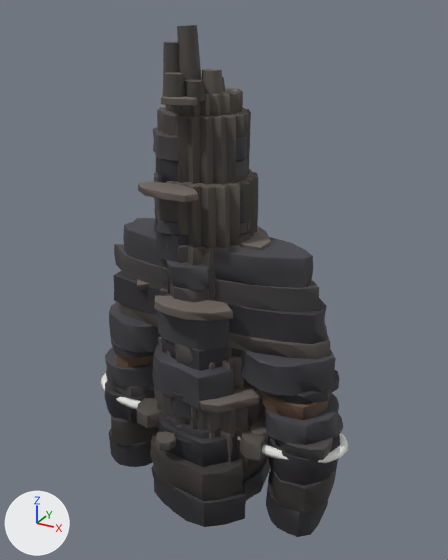
An edit to the glTF model public/models/landmarks/sea-stacks.glb, drawn before and after from the same camera.
Rendered twice from a 50 mm camera at (43.3, -75.6, 61.9) aimed at (1.2, 1.1, 23.5). Lighting does not change. The marker at lower left points along +X, +Y and +Z. The first picture is the older version. Where no turn or scale is listed for an object, it has been applied to the vertices. Vertices at exactly the same position are counted once.

The first picture shows 'roque-plug', 'sea-arch', 'stack-a', 'stack-b', 'stack-c'.
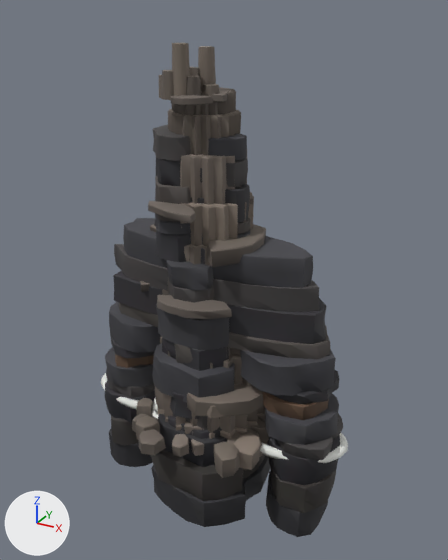
Changed parts and their boxes [x1, y1, x2, y2] in the pictures (448 x 560 px; the box of a moved part takes in the faces that stretch with it):
'roque-plug', reshaped, moved, rescaled
    before: [137, 25, 271, 470]
    after: [132, 43, 269, 478]
'roque-needle', moved (not visible before)
    after: [184, 421, 204, 434]
part 1 of me_roque_plug, added
    after: [184, 244, 211, 266]
part 2 of me_roque_plug, moved or reshaped
    before: [154, 169, 258, 248]
    after: [180, 192, 254, 246]
part 3 of me_roque_plug, added
    after: [168, 109, 241, 155]
part 4 of me_roque_plug, moved or reshaped (not visible before)
    after: [190, 67, 198, 76]
part 5 of me_roque_plug, moved or reshaped
    before: [162, 72, 185, 97]
    after: [186, 75, 201, 95]
part 6 of me_roque_plug, moved or reshaped
    before: [163, 42, 179, 77]
    after: [172, 43, 190, 96]
part 7 of me_roque_plug, moved or reshaped
    before: [202, 69, 223, 99]
    after: [161, 70, 174, 100]
part 8 of me_roque_plug, moved or reshaped (not visible before)
    after: [159, 75, 162, 98]
part 9 of me_roque_plug, added
    after: [198, 46, 216, 91]
part 10 of me_roque_plug, moved or reshaped
    before: [177, 25, 201, 80]
    after: [202, 84, 220, 96]
part 11 of me_roque_plug, rebuilt
    before: [157, 107, 251, 185]
    after: [180, 154, 247, 205]
part 12 of me_roque_plug, deleted
    before: [138, 96, 199, 450]
part 13 of me_roque_plug, moved or reshaped
    before: [137, 226, 271, 470]
    after: [132, 194, 269, 478]
part 14 of me_roque_plug, moved or reshaped
    before: [165, 77, 243, 116]
    after: [171, 87, 236, 115]

The change, as a diff of the scene's bpy script:
```diff
--- a/public/models/landmarks/sea-stacks.glb.py
+++ b/public/models/landmarks/sea-stacks.glb.py
@@ me_roque_plug @@
 # used by ob_roque_plug; location = (-0.4, 0.5, 26.9); scale = (32.9, 32.9, 32.9)
-me_roque_plug.from_pydata(...)  # 2821 vertices, 5458 faces; spans x -0.49..0.49, y -0.39..0.39, z -1.0..1.0
+me_roque_plug.from_pydata(...)  # 3188 vertices, 6172 faces; spans x -0.44..0.44, y -0.44..0.44, z -1.0..1.0
+# me_roque_plug part 1: the loose piece of 220 vertices spanning x -0.3..0.21, y -0.21..0.24, z -0.14..0.12 is copied, and the copy is scaled about its middle by (0.966, 0.965, 1.03), then moved by (-0.02, 0.04, 0.03); it spans x -0.31..0.18, y -0.16..0.27, z -0.11..0.16
+# me_roque_plug part 2: the loose piece of 220 vertices spanning x -0.29..0.19, y -0.19..0.24, z 0.11..0.39 is scaled about its middle by (0.949, 0.952, 0.7), then moved by (-0.02, 0.04, 0.0)
+# me_roque_plug part 3: the loose piece of 220 vertices spanning x -0.24..0.11, y -0.13..0.18, z 0.65..0.75 is copied, and the copy is scaled about its middle by (0.992, 0.996, 1.9), then moved by (-0.02, 0.04, -0.07); it spans x -0.25..0.08, y -0.09..0.23, z 0.54..0.71
+# me_roque_plug part 4: the loose piece of 14 vertices spanning x -0.19..-0.11, y -0.07..0.03, z 0.72..0.83 is moved by (0.07, -0.01, 0.06)
+# me_roque_plug part 5: the loose piece of 14 vertices spanning x -0.11..-0.03, y -0.22..-0.13, z 0.72..0.83 is moved by (0.02, 0.11, 0.05)
+# me_roque_plug part 6: the loose piece of 14 vertices spanning x -0.18..-0.09, y -0.12..-0.03, z 0.72..0.94 is moved by (0.04, -0.02, 0.06)
+# me_roque_plug part 7: the loose piece of 14 vertices spanning x -0.02..0.06, y -0.08..0.01, z 0.72..0.83 is moved by (-0.16, -0.06, 0.06)
+# me_roque_plug part 8: the loose piece of 14 vertices spanning x -0.14..-0.06, y -0.16..-0.07, z 0.72..0.82 is moved by (-0.08, 0.05, 0.06)
+# me_roque_plug part 9: a new loose piece, a 6-sided cut cone along z (radius 0.04 at the low end, 0.033 at the high end) spanning x -0.087..-0.018, y 0.013..0.093, z 0.781..0.98, in mat_r5_stack_a
+# me_roque_plug part 10: the loose piece of 14 vertices spanning x -0.1..-0.02, y -0.11..-0.02, z 0.72..1.0 is scaled about its middle by (0.803, 0.847, 0.199), then moved by (0.06, 0.06, -0.05)
+# me_roque_plug part 11: the loose piece of 220 vertices spanning x -0.28..0.15, y -0.17..0.22, z 0.38..0.66 is rebuilt with 220 vertices and now spans x -0.28..0.13, y -0.13..0.25, z 0.33..0.55
+# me_roque_plug part 12: 6 loose pieces with 199 vertices, spanning x -0.23..0.49, y -0.39..0.19, z -0.85..0.74, are deleted
+# me_roque_plug part 13: 7 vertices moved within x -0.33..0.24, y -0.04..0.12, z -0.85..0.12; 1745 vertices removed from x -0.49..0.42, y -0.33..0.39, z -1.0..0.13; 1806 vertices added at x -0.44..0.42, y -0.44..0.44, z -1.0..0.34
+# me_roque_plug part 14: 1 vertex moved within x -0.21, y 0.04, z 0.75; 244 vertices removed from x -0.24..0.11, y -0.18..0.18, z 0.65..0.8; 288 vertices added at x -0.23..0.07, y -0.19..0.2, z 0.7..0.8
+# other edits to the shape of me_roque_plug do not show in these pictures
 me_roque_plug.materials.append(mat_r5_stack_a)
@@ ob_roque_plug @@
 ob_roque_plug = bpy.data.objects.new('roque-plug', me_roque_plug)
-ob_roque_plug.location = (-0.4, 0.5, 26.9)
-ob_roque_plug.scale = (32.9, 32.9, 32.9)
+ob_roque_plug.location = (0.2, -0.7, 25.8)
+ob_roque_plug.scale = (31.8, 31.8, 31.8)
@@ ob_roque_needle @@
 ob_roque_needle = bpy.data.objects.new('roque-needle', me_roque_needle)
-ob_roque_needle.location = (-0.1, 1.0, 10.8)
+ob_roque_needle.location = (-0.7, -0.7, 11.2)
 ob_roque_needle.scale = (16.8, 16.8, 16.8)
```
